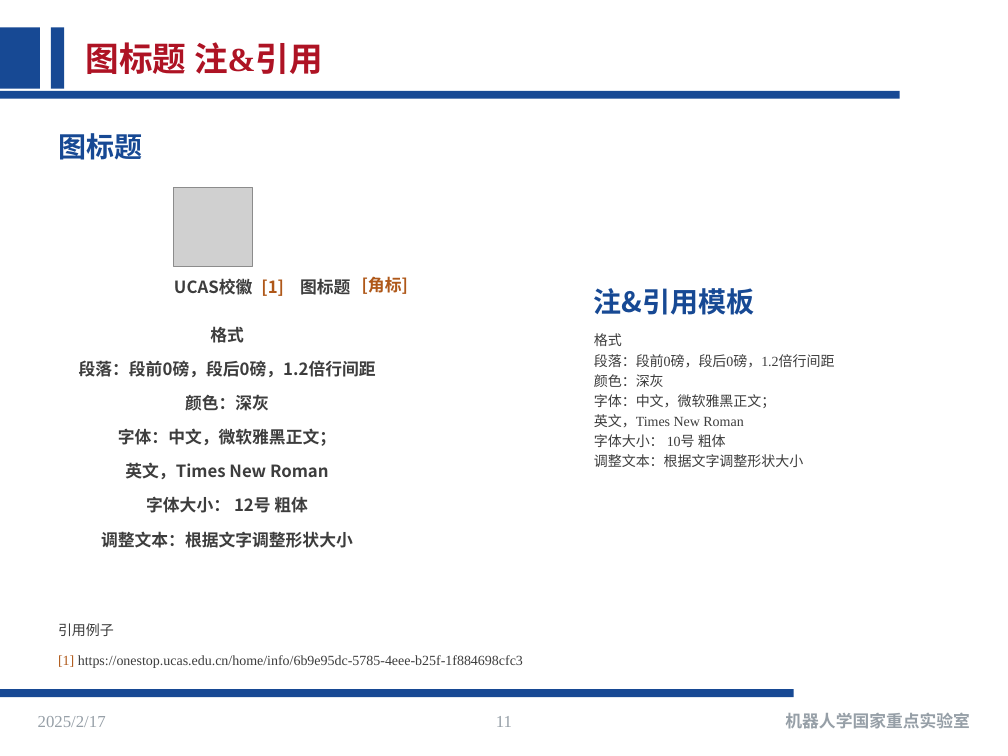
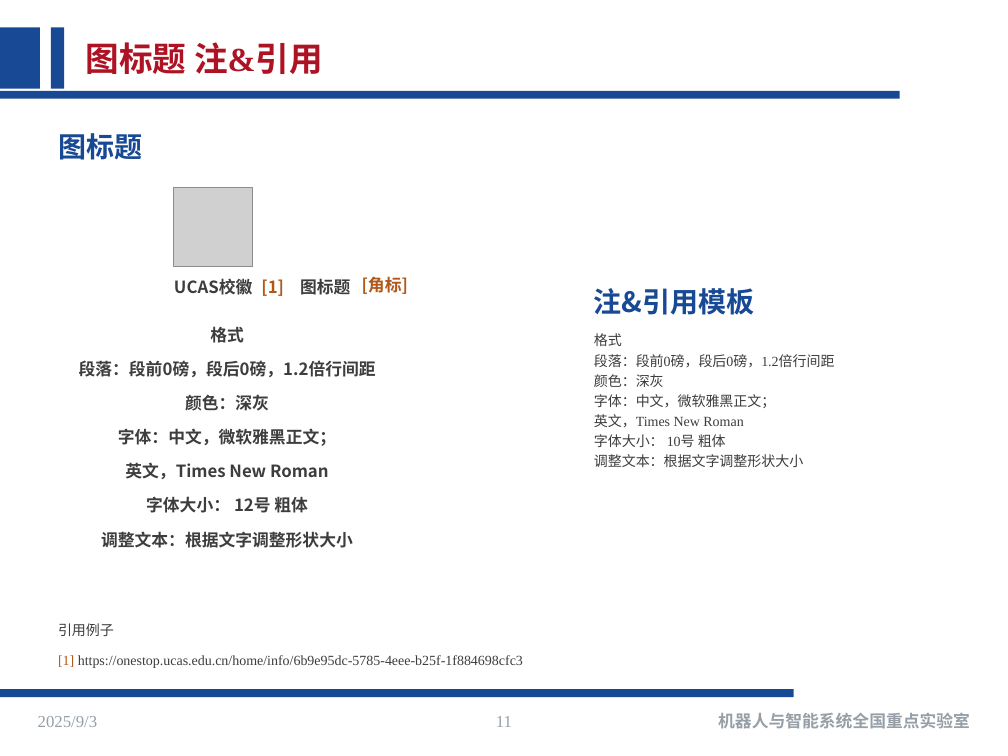
Before and after one commit to ShimonWang/UCAS-PPT, a slide deck: slide 11 of 沈自所简约主题4-3 小字版.pptx. Drawn at 1008x756 pixels with LibreOffice and Linux fonts; fonts in the diff are those of the drawing; grey boxes stand for pictures; background and template pictures are left out. Boxes give left, top, right and bottom in pixels: in the first picture for what was removed or moved away, otherwise in the second. Text is boxed around its words. In the diff, an @@ line names an element or a change of style, - is before the commit and + after.

```diff
--- a/沈自所简约主题4-3 小字版.pptx
+++ b/沈自所简约主题4-3 小字版.pptx
@@ text at <box>38,716,98,727</box>: text changed @@
-2025/2/17
+2025/9/3
@@ text at <box>718,713,970,729</box>: text changed @@
-机器人学国家重点实验室
+机器人与智能系统全国重点实验室
```
Also in this commit, not shown: 14 other slides changed.
